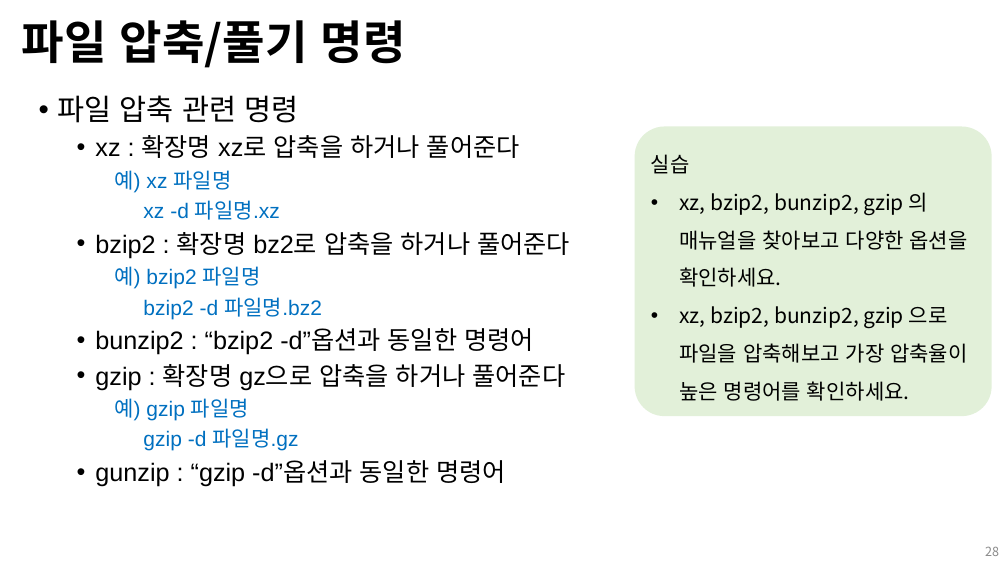
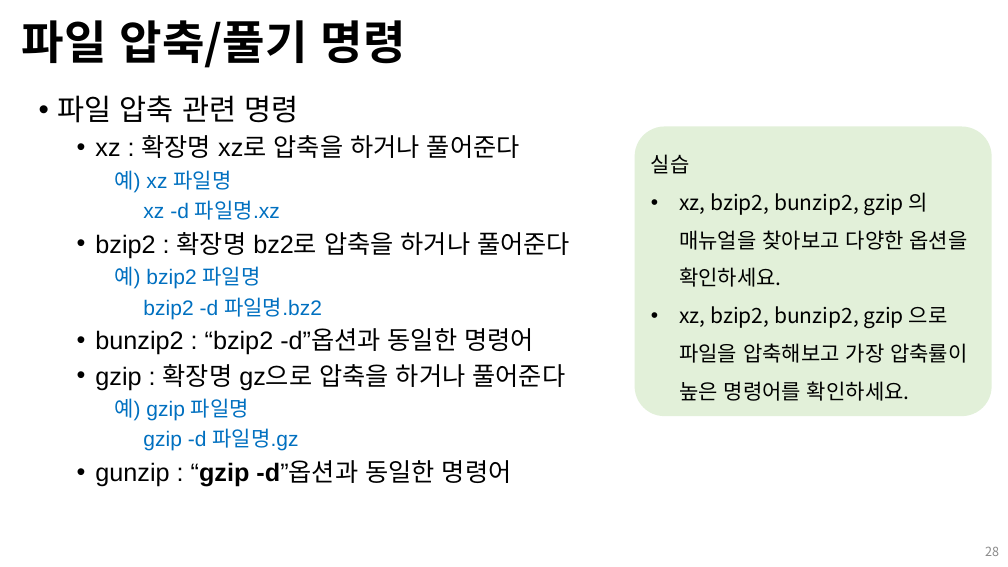
Before and after one commit to Open-Source-Programming/OpenSource-Lec, a slide deck: slide 28 of 05_linux2.pptx. Drawn at 1008x567 pixels with LibreOffice and Linux fonts; fonts in the diff are those of the drawing; background and template pictures are left out. Boxes give left, top, right and bottom in pixels: in the first picture for what was removed or moved away, otherwise in the second. Text is boxed around its words. In the diff, an @@ line names an element or a change of style, - is before the commit and + after.

```diff
--- a/05_linux2.pptx
+++ b/05_linux2.pptx
@@ text in rounded rectangle at box(679, 306, 967, 401): text changed @@
-• xz, bzip2, bunzip2, gzip 으로 파일을 압축해보고 가장 압축율이 높은 명령어를 확인하세요.
+• xz, bzip2, bunzip2, gzip 으로 파일을 압축해보고 가장 압축률이 높은 명령어를 확인하세요.
@@ text at box(95, 460, 512, 487): bold on in "“gzip -d”옵션과" @@
```
Also in this commit, not shown: 9 other slides changed, 2 slides added, 2 slides removed, 2 other files.
